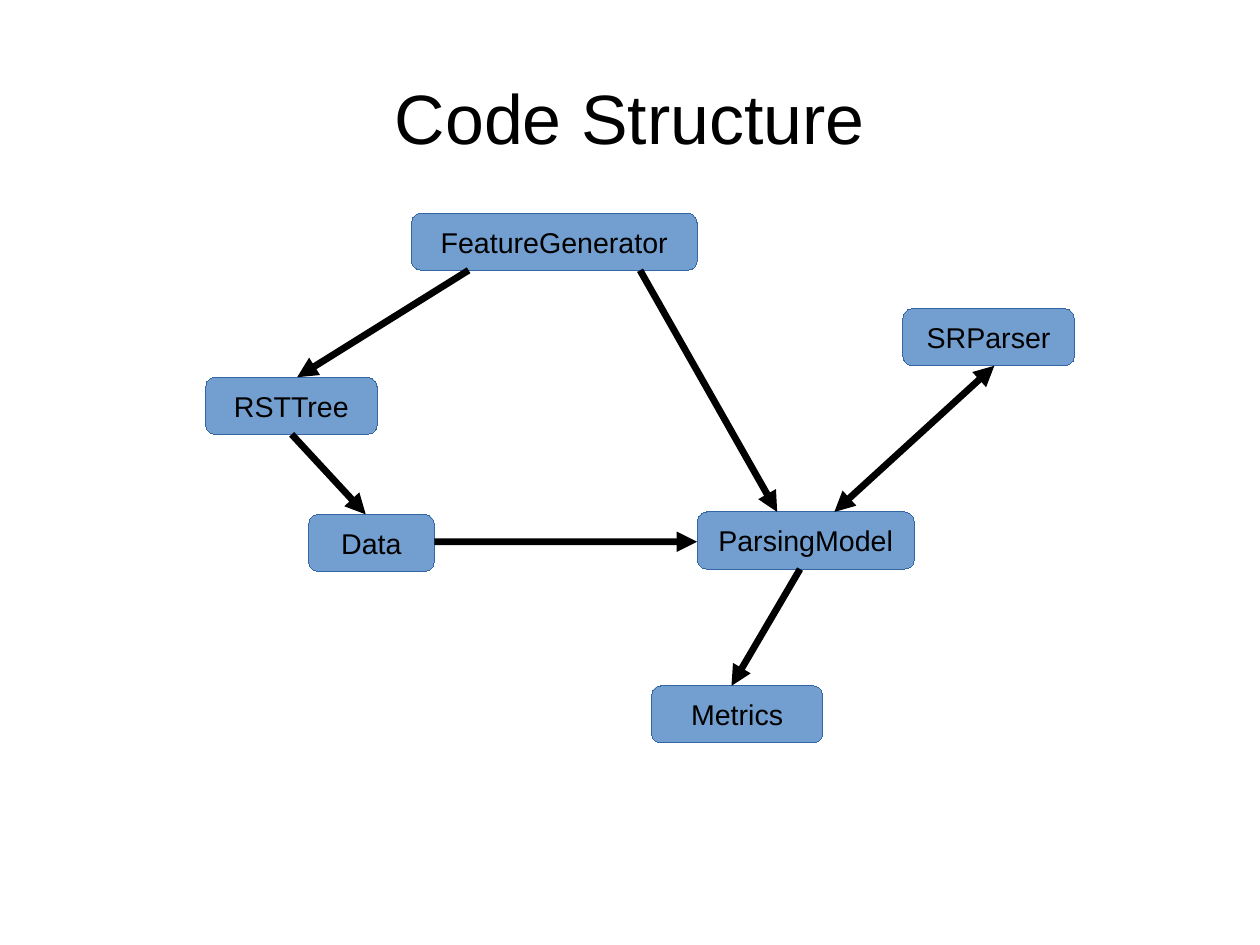
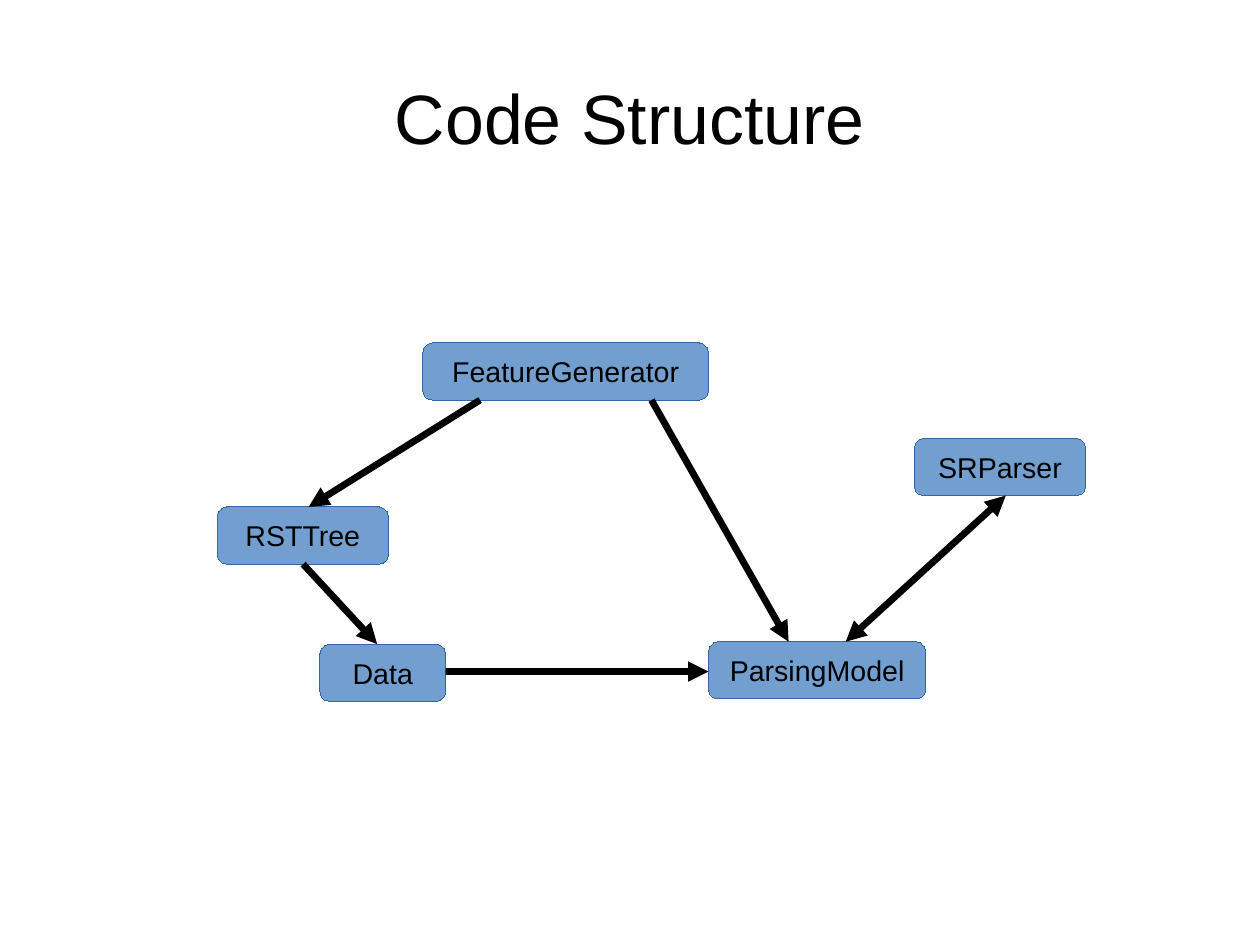
Before and after one commit to jiyfeng/RSTParser, a slide deck: slide 11 of doc/intro.odp (slide 10 before the commit). Drawn at 1260x945 pixels with LibreOffice and Linux fonts; fonts in the diff are those of the drawing. Boxes give left, top, right and bottom in pixels: in the first picture for what was removed or moved away, otherwise in the second. Text is boxed around its words. In the diff, an @@ line names an element or a change of style, - is before the commit and + after.

```diff
--- a/doc/intro.odp
+++ b/doc/intro.odp
@@ 5 rounded rectangles, 4 arrows, 1 double arrow: place and size @@
-5 rounded rectangles, 4 arrows, 1 double arrow at bbox=[206, 213, 1075, 572]
+5 rounded rectangles, 4 arrows, 1 double arrow at bbox=[217, 343, 1086, 702]
@@ arrow removed from (800, 569) to (732, 686) @@
@@ rounded rectangle removed at bbox=[652, 686, 823, 743] @@
-Metrics
```
Also in this commit, not shown: 3 other slides changed, 4 slides added, 3 slides removed, 3 other files.
